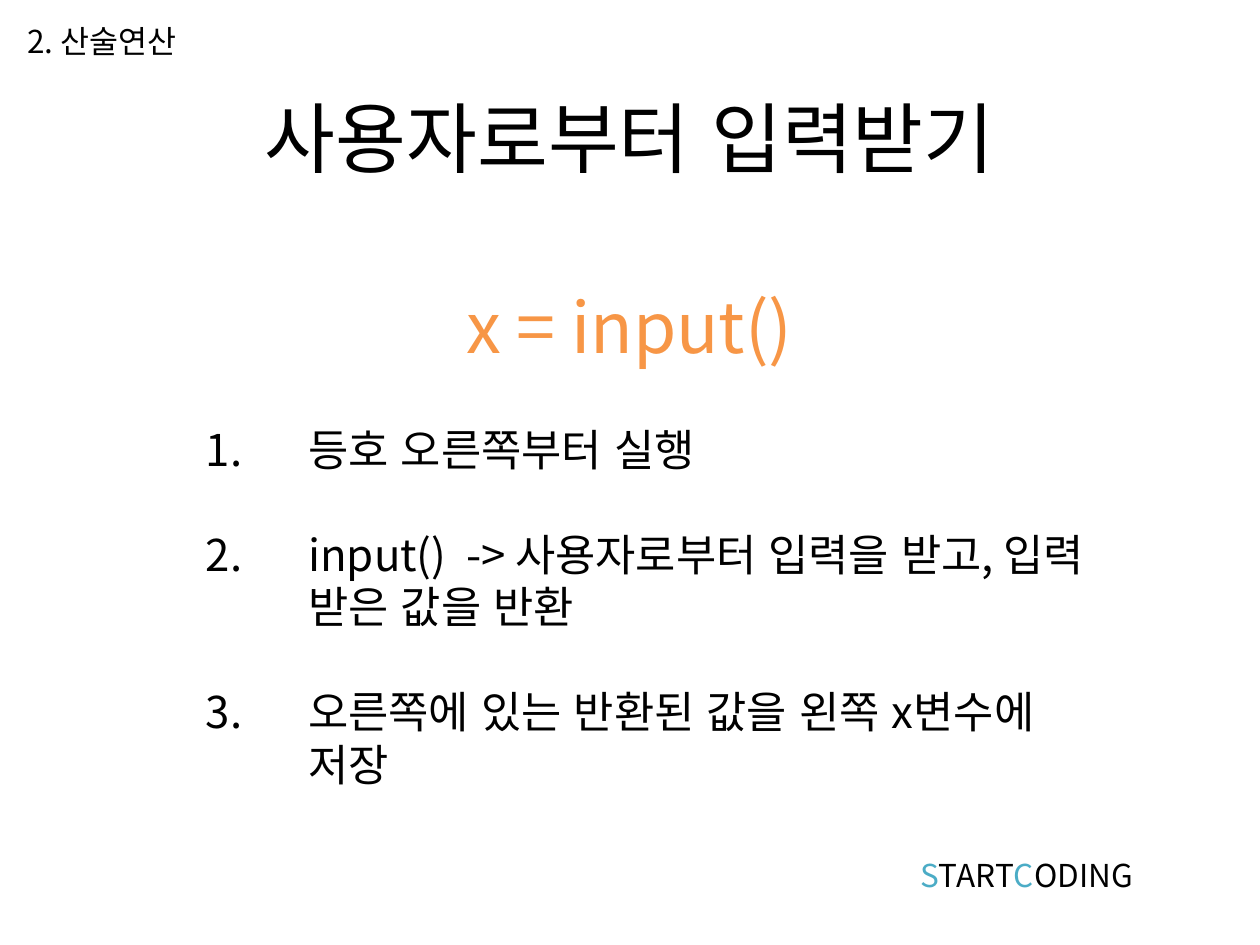
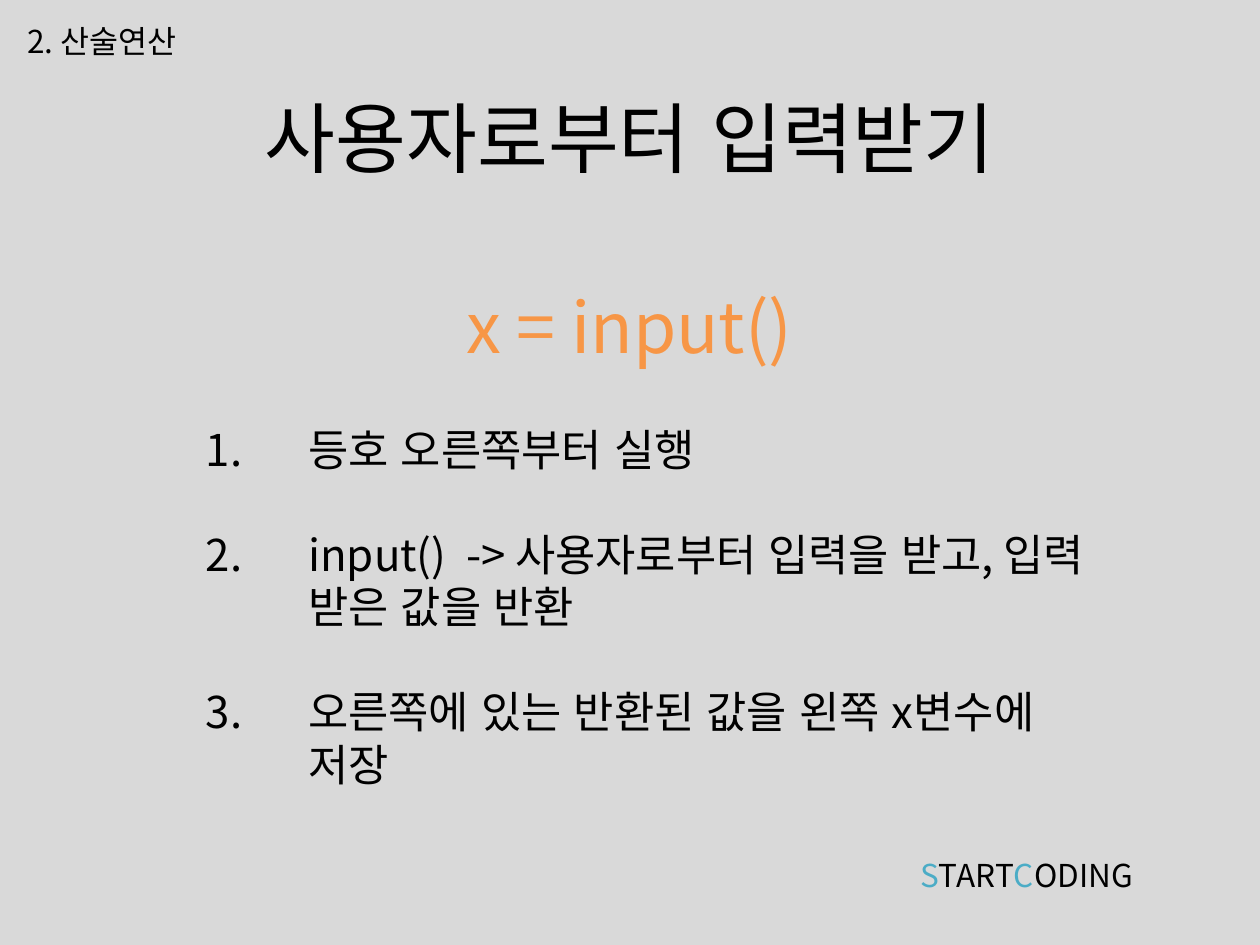
Before and after one commit to kwonkijun/python, a slide deck: slide 7 of 파이썬기초(PPT)/파이썬 기초 3강_연산과 연산자.pptx. Drawn at 1260x945 pixels with LibreOffice and Linux fonts; fonts in the diff are those of the drawing. Boxes give left, top, right and bottom in pixels: in the first picture for what was removed or moved away, otherwise in the second. Text is boxed around its words. In the diff, an @@ line names an element or a change of style, - is before the commit and + after.

```diff
--- a/파이썬기초(PPT)/파이썬 기초 3강_연산과 연산자.pptx
+++ b/파이썬기초(PPT)/파이썬 기초 3강_연산과 연산자.pptx
@@ background #FFFFFF to #D9D9D9 @@
```
Also in this commit, not shown: 20 other slides changed, 1 other file.
